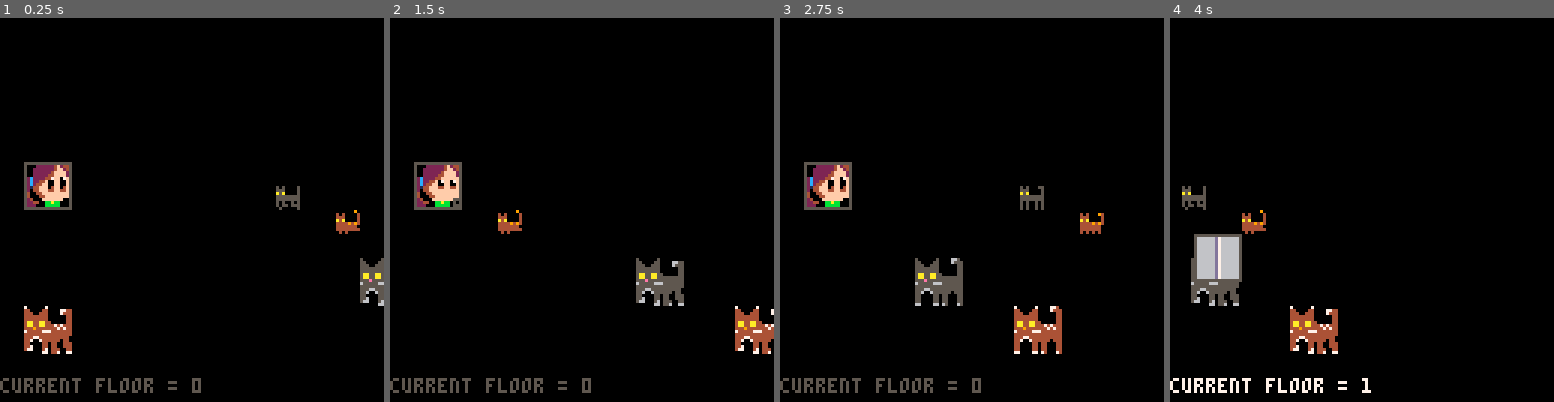
Above: before the commit, frames 1-4 (left to right).
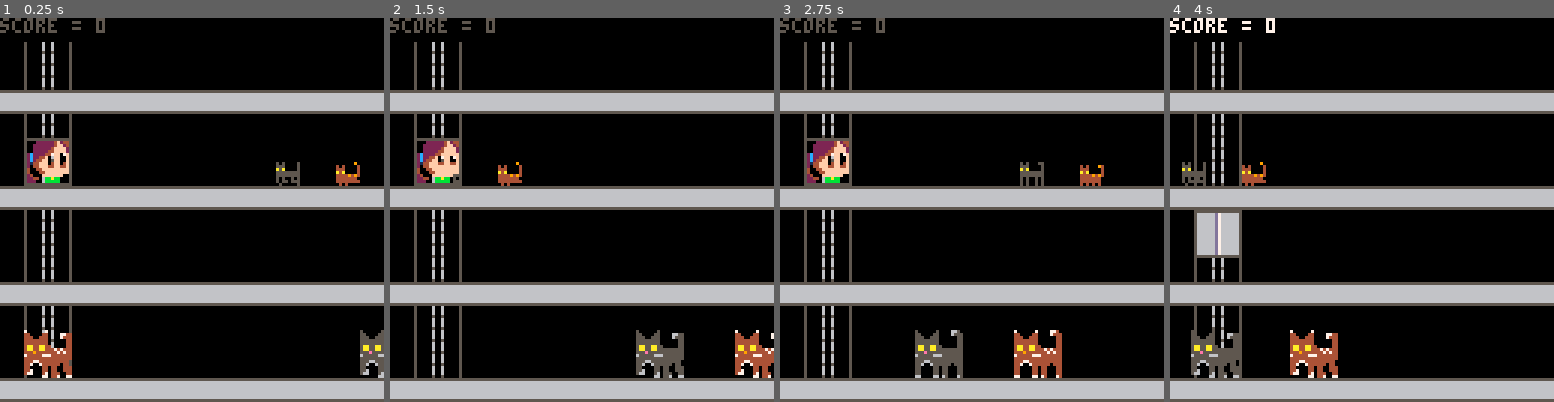
Above: after the commit, the same moments.

Repository: leonardost/cat-catcher-0
Game: PICO-8 cartridge cat_catcher_0.p8
The game is run twice, just before and just after one commit, with the same random seed, the same clock (stepped at 60 frames per second) and the same inputs.
Inputs:
- Up to frame 1 (0.25 s): no input
- Up to frame 2 (1.5 s): no input
- Up to frame 3 (2.75 s): hold Right 1.6-2.1 s; hold Up 2.15-2.42 s; hold Right from 2.47 s (still down)
- Up to frame 4 (4 s): release Right at 3.03 s; hold Left 3.08-3.58 s; hold Down 3.63-3.97 s

The runs differ from the first frame. In frame 1, 31% of the frame differs, in the area x 0-100%, y 0-100%; in frame 2, 31%; in frame 3, 32%; in frame 4, 32%.

Commit message:
Start working on the stage 1 map

Diff:
--- a/cat_catcher_0.p8
+++ b/cat_catcher_0.p8
@@ -25,12 +25,14 @@
   graphics = {}
   updatables = {}
   current_floor = 0
-
-  cat = cat_actor(108, 56)
-  cat2 = cat_actor2(128, 64)
-  bigcat = bigcat_actor(128, 80)
-  bigcat2 = bigcat_actor2(16, 96)
-  girl = girl_actor(8, 48 + 32 * current_floor)
+  score = 0
+  caught_cats = 0
+
+  cat = cat_actor(108, 48)
+  cat2 = cat_actor2(128, 48)
+  bigcat = bigcat_actor(128, 104)
+  bigcat2 = bigcat_actor2(16, 104)
+  girl = girl_actor(8, 40 + 32 * current_floor)
   add(graphics, cat)
   add(graphics, cat2)
   add(graphics, bigcat)
@@ -64,11 +66,9 @@
   animation_yawn.add_frame(girl3, 20)
   animation_yawn.add_frame(girl2, 5)
 
-  elevator = elevator_actor(8, 48 + 32 * current_floor)
+  elevator = elevator_actor(8, 40 + 32 * current_floor)
   add(graphics, elevator)
   add(updatables, elevator)
-
-
 end
 
 function _update()
@@ -105,7 +105,6 @@
 function change_floor(direction)
   if direction == -1
     and current_floor > 0
---    and not elevator.is_changing_floors()
     and elevator.can_change_to(direction)
   then
     current_floor -= 1
@@ -114,7 +113,6 @@
   end
   if direction == 1
     and current_floor < 2
---    and not elevator.is_changing_floors()
     and elevator.can_change_to(direction)
   then
     current_floor += 1
@@ -126,10 +124,11 @@
 
 function _draw()
   cls()
+  map(0, 0, 0, 0, 16, 16)
   for gfx in all(graphics) do
     gfx.draw()
   end
-  print("current floor = " .. current_floor, 0, 120)
+  print("score = " .. score, 0, 0)
 end
 
 -->8
@@ -500,9 +499,9 @@
         state = 2
       end
     elseif state == 2 then
-      if y < 48 + destination_floor * 32 then
+      if y < 40 + destination_floor * 32 then
         y += 4
-      elseif y > 48 + destination_floor * 32 then
+      elseif y > 40 + destination_floor * 32 then
         y -= 4
       else
         state = 3
@@ -552,14 +551,14 @@
 end
 
 __gfx__
-00000000505000555050000544444444000000000000000099999999044444403333333311111111000000000000009070700077707000070000000000000000
-00000000555000055550000544b4b4440000000000000000aaaaaaaa44999944b3b3b3a3cccccccc404000944040000477700007777000070000000000000000
-00000000a5a00005a5a00005bbbbbbb4000000000000ccc0aaaaaaaa49499494bbbbbbbbccc7c7cc4440000444400004c7c00007c7c000070000000000000000
-000000005555555555555555bbbbbbb400770770000ccc0caaaaaaaa49944994abbbbbbbcccccc77a4a00004a4a0000477777777777777770000000000000000
-000000005555555555555555b3bb3bb40700000000cccc77aaaaaaaa49944994bbbbabbb77cccccc444494944444949477777777777777770000000000000000
-000000005050050550500505bbbbbbb407077707ccc77770aaaaaaaa49499494bbbbbbbacccccccc444444404444444077777777777777770000000000000000
-000000005050050550550555b3bb3bbb007777700c000000aaaaaaaa44999944bbabbbbbcccc7cc7444444404444444470700707707007770000000000000000
-000000005050050505000005b3333bbb00777770000000009999999904444440bbbbbbbbcccccccc404040400404000070700707070700070000000000000000
+00000000505000555050000544444444000000000000000055555555044444403333333311111111000000000000009070700077707000070000000000000000
+00000000555000055550000544b4b44400000000000000006666666644999944b3b3b3a3cccccccc404000944040000477700007777000070000000000000000
+00000000a5a00005a5a00005bbbbbbb4000000000000ccc06666666649499494bbbbbbbbccc7c7cc4440000444400004c7c00007c7c000070000000000000000
+000000005555555555555555bbbbbbb400770770000ccc0c6666666649944994abbbbbbbcccccc77a4a00004a4a0000477777777777777770000000000000000
+000000005555555555555555b3bb3bb40700000000cccc776666666649944994bbbbabbb77cccccc444494944444949477777777777777770000000000000000
+000000005050050550500505bbbbbbb407077707ccc777706666666649499494bbbbbbbacccccccc444444404444444077777777777777770000000000000000
+000000005050050550550555b3bb3bbb007777700c0000006666666644999944bbabbbbbcccc7cc7444444404444444470700707707007770000000000000000
+000000005050050505000005b3333bbb00777770000000005555555504444440bbbbbbbbcccccccc404040400404000070700707070700070000000000000000
 50000005000066505000000500000000000002222224440000000222222444000000022222244400000002222224440000000222222444000000022222244400
 5500005500006555550000550000665500002222224f244000002222224f244000002222224f244000002222224f244000002222224f244000002222224f2440
 5550055500000055555005550000655500022222224ff24400022222224ff24400022222224ff24400022222224ff24400022222224ff24400022222224ff244
@@ -584,14 +583,14 @@
 10100101101001019999999099999990000000000000000000000000000000000000000000000000000000000000000000000000000000000000000000000000
 10100101101601619999999099999999000000000000000000000000000000000000000000000000000000000000000000000000000000000000000000000000
 60600606060000069090909009090000000000000000000000000000000000000000000000000000000000000000000000000000000000000000000000000000
-70000007000077407000000700000000d000000d0000dd10d000000d0000000000000000a0000000000000000000000000000000000000000000000000000000
-44000044000074444400004400007744110000110000d111110000110000dd11a0a00000a0000000000000000000000000000000000000000000000000000000
-444004440000004444400444000074441110011100000011111001110000d111aaa00000a0000000000000000000000000000000000000000000000000000000
-4444444400000044444444440000004411111111000000111111111100000011aaaaaa0aa0000000000000000000000000000000000000000000000000000000
-4444444400000044444444440000004411111111000000111111111100000011aaaaaa0aa0000000000000000000000000000000000000000000000000000000
-4aa44aa4400000444aa44aa44000004417711771100000111771177110000011aaaaaa0aa0000000000000000000000000000000000000000000000000000000
-4aa44aa4447474444aa44aa4447474441771177111d1d1111771177111d1d111aaaaaa0aa0050000000000000000000000000000000000000000000000000000
-4449444444474744444944444447474411161111111d1d1111161111111d1d11aaaaaaaa00500000000000000000000000000000000000000000000000000000
+70000007000077407000000700000000d000000d0000dd10d000000d000000005000006006000005000000000000000000000000000000000000000000000000
+44000044000074444400004400007744110000110000d111110000110000dd115000006006000005000000000000000000000000000000000000000000000000
+444004440000004444400444000074441110011100000011111001110000d1115000006006000005000000000000000000000000000000000000000000000000
+44444444000000444444444400000044111111110000001111111111000000115000005005000005000000000000000000000000000000000000000000000000
+44444444000000444444444400000044111111110000001111111111000000115000006006000005000000000000000000000000000000000000000000000000
+4aa44aa4400000444aa44aa440000044177117711000001117711771100000115000006006000005000000000000000000000000000000000000000000000000
+4aa44aa4447474444aa44aa4447474441771177111d1d1111771177111d1d1115000006006000005000000000000000000000000000000000000000000000000
+4449444444474744444944444447474411161111111d1d1111161111111d1d115000005005000005000000000000000000000000000000000000000000000000
 74444477744444447444447774444444d11111ddd1111111d11111ddd11111110005550000500000000000000000000000000000000000000000000000000000
 4444444444444444444444444444444411111111111111111111111111111111000a5a5555500000000000000000000000000000000000000000000000000000
 44477444444444444447744444444440111dd11111111111111dd111111111100005555555500000000000000000000000000000000000000000000000000000
@@ -617,21 +616,21 @@
 50000000560000650000000000000000000000000000000000000000000000000000000000000000000000000000000000000000000000000000000000000000
 50000000055555550000000000000000000000000000000000000000000000000000000000000000000000000000000000000000000000000000000000000000
 __map__
-0000000000000000000000300000000000000000000000000000000000000000000000000000000000000000000000000000000000000000000000000000000000000000000000000000000000000000000000000000000000000000000000000000000000000000000000000000000000000000000000000000000000000000
 0000000000000000000000000000000000000000000000000000000000000000000000000000000000000000000000000000000000000000000000000000000000000000000000000000000000000000000000000000000000000000000000000000000000000000000000000000000000000000000000000000000000000000
-0000000000000000000000000000000000000000000000000000000000000000000000000000000000000000000000000000000000000000000000000000000000000000000000000000000000000000000000000000000000000000000000000000000000000000000000000000000000000000000000000000000000000000
+0048490000000000000000000000000000000000000000000000000000000000000000000000000000000000000000000000000000000000000000000000000000000000000000000000000000000000000000000000000000000000000000000000000000000000000000000000000000000000000000000000000000000000
+0048490000000000000000000000000000000000000000000000000000000000000000000000000000000000000000000000000000000000000000000000000000000000000000000000000000000000000000000000000000000000000000000000000000000000000000000000000000000000000000000000000000000000
 0606060606060606060606060606060600000000000000000000000000000000000000000000000000000000000000000000000000000000000000000000000000000000000000000000000000000000000000000000000000000000000000000000000000000000000000000000000000000000000000000000000000000000
-0000000000000000000000000000000000000000000000000000000000000000000000000000000000000000000000000000000000000000000000000000000000000000000000000000000000000000000000000000000000000000000000000000000000000000000000000000000000000000000000000000000000000000
-0000000000000000000000000000000000000000000000000000000000000000000000000000000000000000000000000000000000000000000000000000000000000000000000000000000000000000000000000000000000000000000000000000000000000000000000000000000000000000000000000000000000000000
-0000000000000000000000000000000000000000000000000000000000000000000000000000000000000000000000000000000000000000000000000000000000000000000000000000000000000000000000000000000000000000000000000000000000000000000000000000000000000000000000000000000000000000
+0048490000000000000000000000000000000000000000000000000000000000000000000000000000000000000000000000000000000000000000000000000000000000000000000000000000000000000000000000000000000000000000000000000000000000000000000000000000000000000000000000000000000000
+0048490000000000000000000000000000000000000000000000000000000000000000000000000000000000000000000000000000000000000000000000000000000000000000000000000000000000000000000000000000000000000000000000000000000000000000000000000000000000000000000000000000000000
+0048490000000000000000000000000000000000000000000000000000000000000000000000000000000000000000000000000000000000000000000000000000000000000000000000000000000000000000000000000000000000000000000000000000000000000000000000000000000000000000000000000000000000
 0606060606060606060606060606060600000000000000000000000000000000000000000000000000000000000000000000000000000000000000000000000000000000000000000000000000000000000000000000000000000000000000000000000000000000000000000000000000000000000000000000000000000000
-0000000000000000000000000000000000000000000000000000000000000000000000000000000000000000000000000000000000000000000000000000000000000000000000000000000000000000000000000000000000000000000000000000000000000000000000000000000000000000000000000000000000000000
-0000000000000000000000000000000000000000000000000000000000000000000000000000000000000000000000000000000000000000000000000000000000000000000000000000000000000000000000000000000000000000000000000000000000000000000000000000000000000000000000000000000000000000
-0000000000000000000000000000000000000000000000000000000000000000000000000000000000000000000000000000000000000000000000000000000000000000000000000000000000000000000000000000000000000000000000000000000000000000000000000000000000000000000000000000000000000000
+0048490000000000000000000000000000000000000000000000000000000000000000000000000000000000000000000000000000000000000000000000000000000000000000000000000000000000000000000000000000000000000000000000000000000000000000000000000000000000000000000000000000000000
+0048490000000000000000000000000000000000000000000000000000000000000000000000000000000000000000000000000000000000000000000000000000000000000000000000000000000000000000000000000000000000000000000000000000000000000000000000000000000000000000000000000000000000
+0048490000000000000000000000000000000000000000000000000000000000000000000000000000000000000000000000000000000000000000000000000000000000000000000000000000000000000000000000000000000000000000000000000000000000000000000000000000000000000000000000000000000000
 0606060606060606060606060606060600000000000000000000000000000000000000000000000000000000000000000000000000000000000000000000000000000000000000000000000000000000000000000000000000000000000000000000000000000000000000000000000000000000000000000000000000000000
-0000000000000000000000000000000000000000000000000000000000000000000000000000000000000000000000000000000000000000000000000000000000000000000000000000000000000000000000000000000000000000000000000000000000000000000000000000000000000000000000000000000000000000
-0000000000000000000000000000000000000000000000000000000000000000000000000000000000000000000000000000000000000000000000000000000000000000000000000000000000000000000000000000000000000000000000000000000000000000000000000000000000000000000000000000000000000000
-0000000000000000000000000000000000000000000000000000000000000000000000000000000000000000000000000000000000000000000000000000000000000000000000000000000000000000000000000000000000000000000000000000000000000000000000000000000000000000000000000000000000000000
+0048490000000000000000000000000000000000000000000000000000000000000000000000000000000000000000000000000000000000000000000000000000000000000000000000000000000000000000000000000000000000000000000000000000000000000000000000000000000000000000000000000000000000
+0048490000000000000000000000000000000000000000000000000000000000000000000000000000000000000000000000000000000000000000000000000000000000000000000000000000000000000000000000000000000000000000000000000000000000000000000000000000000000000000000000000000000000
+0048490000000000000000000000000000000000000000000000000000000000000000000000000000000000000000000000000000000000000000000000000000000000000000000000000000000000000000000000000000000000000000000000000000000000000000000000000000000000000000000000000000000000
 0606060606060606060606060606060600000000000000000000000000000000000000000000000000000000000000000000000000000000000000000000000000000000000000000000000000000000000000000000000000000000000000000000000000000000000000000000000000000000000000000000000000000000
 
 
